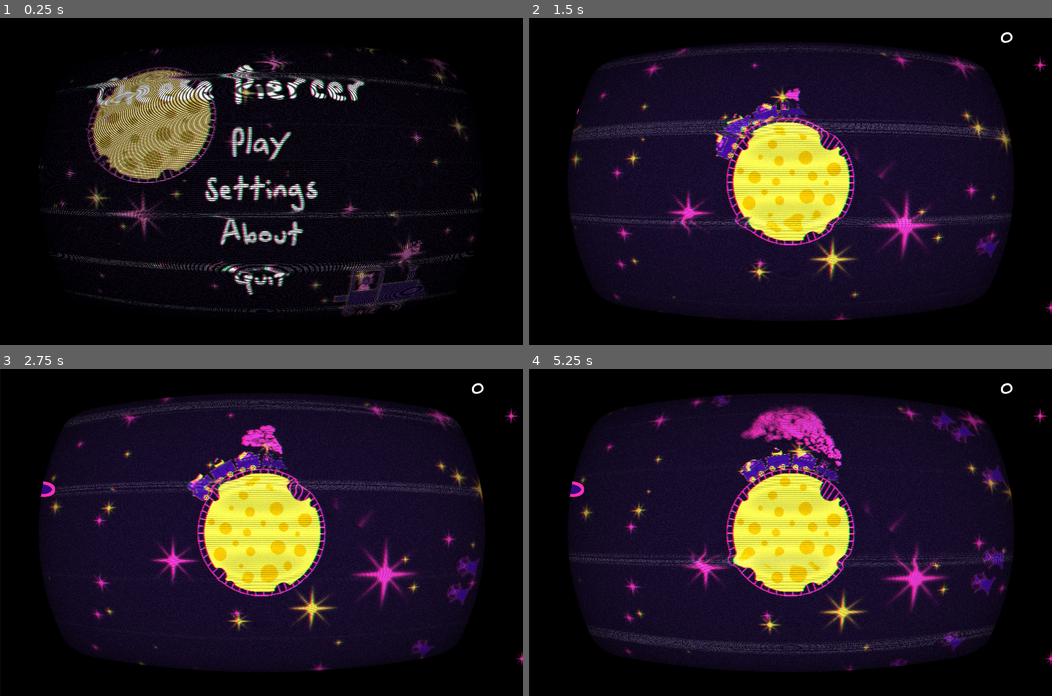
Above: before the commit, frames 1-4 (two rows, left to right).
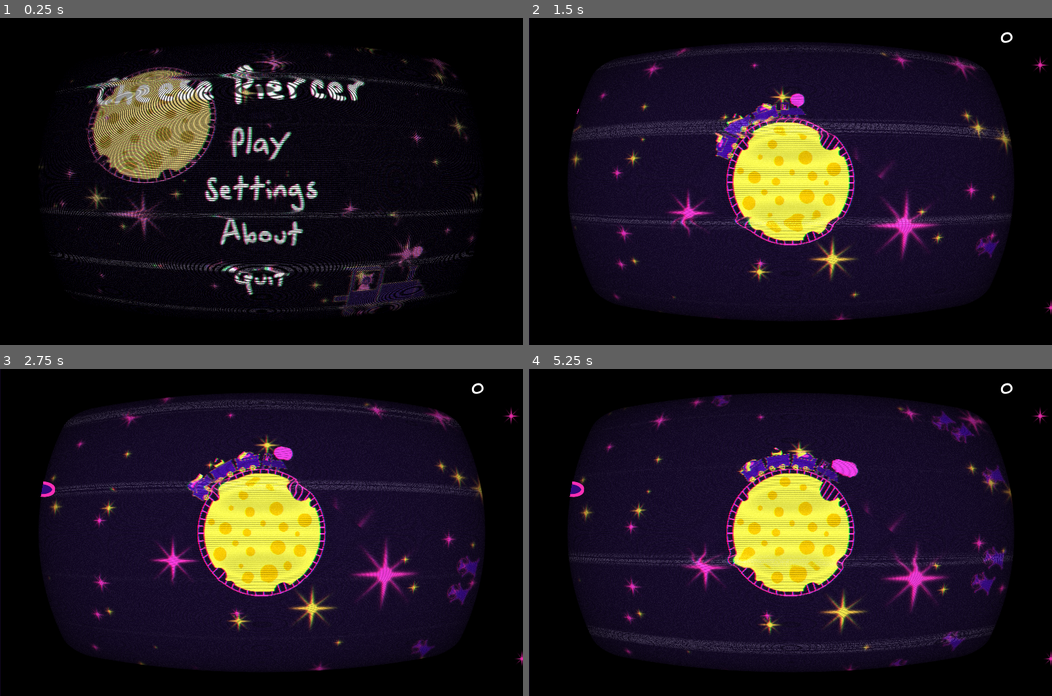
Above: after the commit, the same moments.

Repository: emmdie/MoonGame
Game: Godot game, scene res://scene/UI/MainMenu.tscn
The game is run twice, just before and just after one commit, with the same random seed, the same clock (stepped at 60 frames per second) and the same inputs. The engine's default icon, where the game draws it, is replaced by a stand-in: a white triangle on a blue panel in a dark square.
Inputs (mouse positions are in pixels of both pictures, inside the frame that each line leads up to):
- Up to frame 1 (0.25 s): no input
- Up to frame 2 (1.5 s): click "Play" at 0.5 s; move the mouse to (905, 165) at 1.27 s; hold W (speed_up) from 1.28 s (still down); tap 1 (select_cart1) at 1.35 s
- Up to frame 3 (2.75 s): move the mouse to (156, 548) at 2.02 s; release W (speed_up) at 2.03 s; hold Down (speed_down) from 2.03 s (still down); tap 2 (select_cart2) at 2.1 s
- Up to frame 4 (5.25 s): move the mouse to (842, 460) at 2.77 s; release Down (speed_down) at 2.78 s; hold W (speed_up) 2.78-4.28 s; tap 3 (select_cart3) at 2.85 s; move the mouse to (764, 597) at 3.52 s; tap 4 (select_cart4) at 3.6 s; move the mouse to (947, 581) at 4.27 s; hold Down (speed_down) from 4.28 s (still down); tap 5 (select_cart5) at 4.35 s; move the mouse to (633, 483) at 5.02 s; click (633, 483) at 5.1 s

The runs differ from the first frame. In frame 1, less than 0.1% of the frame differs, in the area x 78-81%, y 68-74%; in frame 2, 0.1%; in frame 3, 0.5%; in frame 4, 1.8%, in the area x 40-63%, y 11-34%.

Commit message:
made the gameover Scren resatrt button work

Diff:
--- a/GameOverScreen.tscn
+++ b/GameOverScreen.tscn
@@ -36,7 +36,6 @@
 margin_right = 1330.0
 margin_bottom = 1070.0
 custom_fonts/font = SubResource( 7 )
-text = "0"
 
 [node name="return" type="Button" parent="."]
 margin_left = 1112.0
--- a/scene/Levels/Level.gd
+++ b/scene/Levels/Level.gd
@@ -11,6 +11,7 @@
 
 # Called when the node enters the scene tree for the first time.
 func _ready():
+	get_tree().paused = false
 	new_game()
 	randomize()
 	$GravityField.set_gravity_center($Moon.position)
@@ -80,5 +81,4 @@
 
 
 func _on_GameOverScreen_restart():
-	pass
-	#return to main titlescreen
+	get_tree().change_scene("res://scene/UI/MainMenu.tscn")
--- a/scene/Levels/Level.tscn
+++ b/scene/Levels/Level.tscn
@@ -10,11 +10,9 @@
 [ext_resource path="res://assets/art/space/AssetShare/starsMixed.png" type="Texture" id=8]
 [ext_resource path="res://assets/art/space/AssetShare/starssmall.png" type="Texture" id=9]
 [ext_resource path="res://scene/Levels/ParallaxBackground.gd" type="Script" id=10]
-[ext_resource path="res://assets/art/UI/progressBar/whiteBar.png" type="Texture" id=11]
-[ext_resource path="res://assets/art/UI/progressBar/pinkBar.png" type="Texture" id=12]
-[ext_resource path="res://GameOverScreen.tscn" type="PackedScene" id=13]
 [ext_resource path="res://assets/art/space/AssetShare/starsmixed (1).png" type="Texture" id=11]
 [ext_resource path="res://assets/music/Prairie Oyster.wav" type="AudioStream" id=12]
+[ext_resource path="res://GameOverScreen.tscn" type="PackedScene" id=13]
 
 [sub_resource type="Shader" id=4]
 code = "/*
@@ -336,7 +334,6 @@
 rect_rotation = 270.0
 max_value = 1000.0
 texture_under = ExtResource( 11 )
-texture_progress = ExtResource( 12 )
 stretch_margin_top = 10
 stretch_margin_bottom = 10
 
@@ -355,13 +352,15 @@
 scale = Vector2( 1.8, 1.8 )
 texture = ExtResource( 8 )
 
-[node name="GameOverScreen" parent="." instance=ExtResource( 13 )]
 [node name="ParallaxLayer3" type="ParallaxLayer" parent="ParallaxBackground"]
 
 [node name="Sprite" type="Sprite" parent="ParallaxBackground/ParallaxLayer3"]
 position = Vector2( 1000, 500 )
 scale = Vector2( 1.3, 1.3 )
 texture = ExtResource( 11 )
+
+[node name="GameOverScreen" parent="." instance=ExtResource( 13 )]
+show_behind_parent = true
 
 [node name="AudioStreamPlayer" type="AudioStreamPlayer" parent="."]
 stream = ExtResource( 12 )
--- a/scene/Train/locomotive.tscn
+++ b/scene/Train/locomotive.tscn
@@ -12,32 +12,21 @@
 [sub_resource type="GradientTexture" id=4]
 gradient = SubResource( 3 )
 
-[sub_resource type="Curve" id=5]
-max_value = 2.0
-_data = [ Vector2( 0.0326087, 0.254545 ), 0.0, 0.0, 0, 0, Vector2( 1, 1 ), 0.0, 0.0, 0, 0 ]
-
-[sub_resource type="CurveTexture" id=6]
-curve = SubResource( 5 )
-
-[sub_resource type="Curve" id=7]
-max_value = 3.48
-_data = [ Vector2( 0.0326087, 0 ), 0.0, 0.0, 0, 0, Vector2( 1, 1 ), 0.0, 0.0, 0, 0 ]
-
-[sub_resource type="CurveTexture" id=8]
-curve = SubResource( 7 )
-
 [sub_resource type="ParticlesMaterial" id=2]
-trail_size_modifier = SubResource( 8 )
 flag_disable_z = true
 gravity = Vector3( 0, 0, 0 )
-initial_velocity = 400.0
-orbit_velocity = 0.0
+angular_velocity = 0.04
+angular_velocity_random = 1.0
+orbit_velocity = 0.02
 orbit_velocity_random = 0.0
+radial_accel = -50.0
+radial_accel_random = 0.18
+tangential_accel_random = 0.72
+damping_random = 0.79
 angle = 409.4
 angle_random = 0.71
 scale = 0.05
 scale_random = 0.1
-scale_curve = SubResource( 6 )
 color_ramp = SubResource( 4 )
 
 [node name="locomotive" type="StaticBody2D"]
--- a/scene/UI/MainMenu.gd
+++ b/scene/UI/MainMenu.gd
@@ -8,7 +8,7 @@
 
 # Called when the node enters the scene tree for the first time.
 func _ready():
-	pass # Replace with function body.
+	get_tree().paused = false
 
 
 # Called every frame. 'delta' is the elapsed time since the previous frame.
@@ -21,4 +21,5 @@
 
 
 func _on_PlayButton_pressed():
+
 	get_tree().change_scene("res://scene/Levels/Level.tscn")
Not shown: 1 places in scene/Train/locomotive.tscn that only renumber resources
